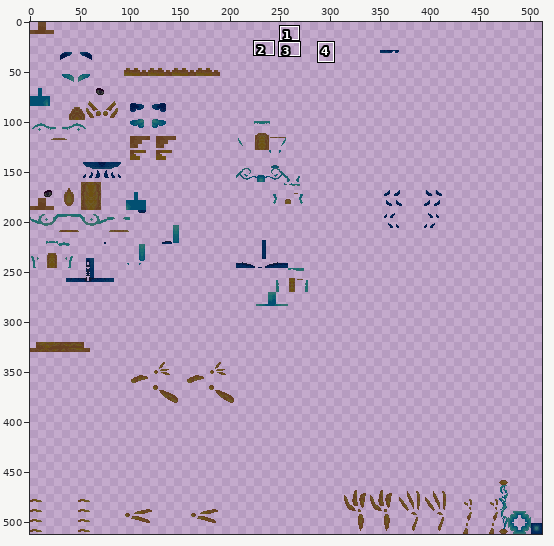
Sprite sheet -- src/test/resources/Honey_Rain__newborn_glow.png. The first picture is a wide view before the edit; the outline marks the close-up.
Close-up. As it was:
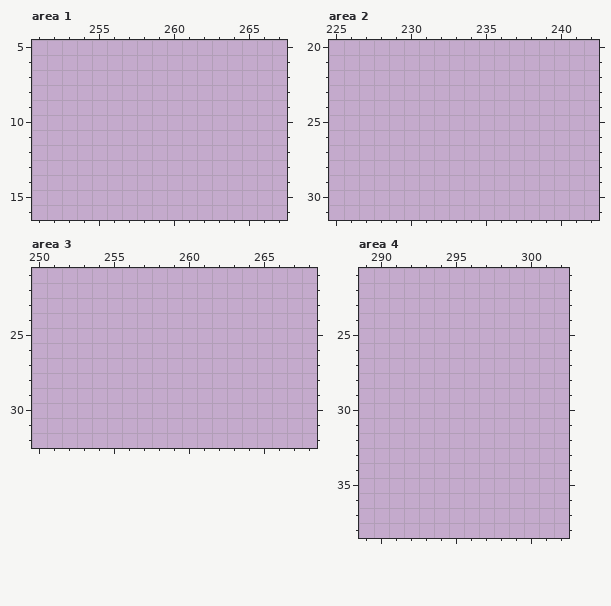
The file is 512x512 pixels. Pixels under 10% opacity are left out. Colours within 5 levels of each other are drawn and written as one. Shown: area 1: x 251..267, y 5..16; area 2: x 225..242, y 20..31; area 3: x 250..268, y 21..32; area 4: x 289..302, y 21..38. The commit also changed other parts of the picture, which this record leaves out.
Palette (. is transparent): 
Now the later version:
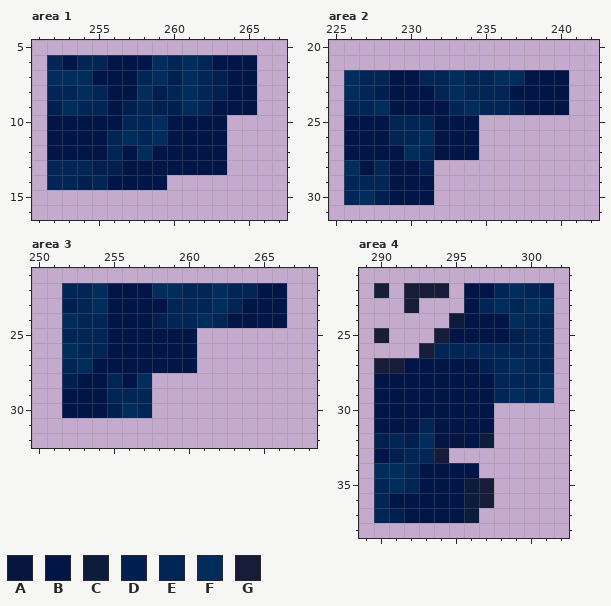
Colours new in this view: A #06163f  B #011646  C #0d1c3b  D #011f4f  E #012555  F #012d5d  G #171d38
Changes in this commit:
{"where": "area 1"}
{"y":6,"x":252,"old":"..............","new":"EBEEBBBFEFEBBB"}
{"y":7,"x":252,"old":"..............","new":"FFFBBBEFDFEDBB"}
{"y":8,"x":252,"old":"..............","new":"EEFEBBFDEFEDBB"}
{"y":9,"x":252,"old":"..............","new":"DFEEBDEDDFEBBB"}
{"y":10,"x":252,"old":"............","new":"BBBBBEEFBBBB"}
{"y":11,"x":252,"old":"............","new":"BBBBEFEFBBBB"}
{"y":12,"x":252,"old":"............","new":"BBBBEBFBBBBB"}
{"y":13,"x":252,"old":"............","new":"EEEDDBBBBBBB"}
{"y":14,"x":252,"old":"........","new":"EEDEBBBB"}
{"where": "area 2"}
{"y":22,"x":226,"old":"...............","new":"FEEBBEEFEEFFBBB"}
{"y":23,"x":226,"old":"...............","new":"FEDBBBEFEEEBBBB"}
{"y":24,"x":226,"old":"...............","new":"EEFBBBBEFEEDBBB"}
{"y":25,"x":226,"old":".........","new":"BBBEEEBBB"}
{"y":26,"x":226,"old":".........","new":"BBBEEFBBB"}
{"y":27,"x":226,"old":".........","new":"BBBBFEBBB"}
{"y":28,"x":226,"old":"......","new":"FBEBBD"}
{"y":29,"x":226,"old":"......","new":"EEEBBB"}
{"y":30,"x":226,"old":"......","new":"EFDBBB"}
{"where": "area 3"}
{"y":22,"x":252,"old":"...............","new":"EEFBBBFFEEFEEBB"}
{"y":23,"x":252,"old":"...............","new":"DEFBBBBEEEFEBBB"}
{"y":24,"x":252,"old":"...............","new":"FEEBBBDEEFEBBBB"}
{"y":25,"x":252,"old":".........","new":"EEEBBBBBB"}
{"y":26,"x":252,"old":".........","new":"FEEBBBBBB"}
{"y":27,"x":252,"old":".........","new":"EFBBBBBBB"}
{"y":28,"x":252,"old":"......","new":"DBBEBF"}
{"y":29,"x":252,"old":"......","new":"BBBEEE"}
{"y":30,"x":252,"old":"......","new":"BBBDFE"}
{"where": "area 4"}
{"y":22,"x":290,"old":".","new":"G"}
{"y":22,"x":292,"old":"...","new":"GGG"}
{"y":22,"x":296,"old":"......","new":"BBEFED"}
{"y":23,"x":292,"old":".","new":"G"}
{"y":23,"x":296,"old":"......","new":"BEFEFF"}
{"y":24,"x":295,"old":".......","new":"CBBBFEE"}
{"y":25,"x":290,"old":".","new":"G"}
{"y":25,"x":294,"old":"........","new":"GBBBBDEE"}
{"y":26,"x":293,"old":".........","new":"GEEEEEEEE"}
{"y":27,"x":290,"old":"............","new":"GGBBBBBDEFEE"}
{"y":28,"x":290,"old":"............","new":"BBBBBBBBEEEF"}
{"y":29,"x":290,"old":"............","new":"BBBBBBBBEFEF"}
{"y":30,"x":290,"old":"........","new":"BBBBBBBB"}
{"y":31,"x":290,"old":"........","new":"BBBEBBBB"}
{"y":32,"x":290,"old":"........","new":"DEDFBABC"}
{"y":33,"x":290,"old":".....","new":"BDEEG"}
{"y":34,"x":290,"old":".......","new":"FFEBBBB"}
{"y":35,"x":290,"old":"........","new":"EFEBBBCG"}
{"y":36,"x":290,"old":"........","new":"EBBBBBCG"}
{"y":37,"x":290,"old":".......","new":"EDBBBBC"}
{"label":"added","picture_box":[47,55,257,190]}
{"label":"added","picture_box":[344,70,569,205]}
{"label":"added","picture_box":[62,283,287,418]}
{"label":"added","picture_box":[374,283,554,523]}
